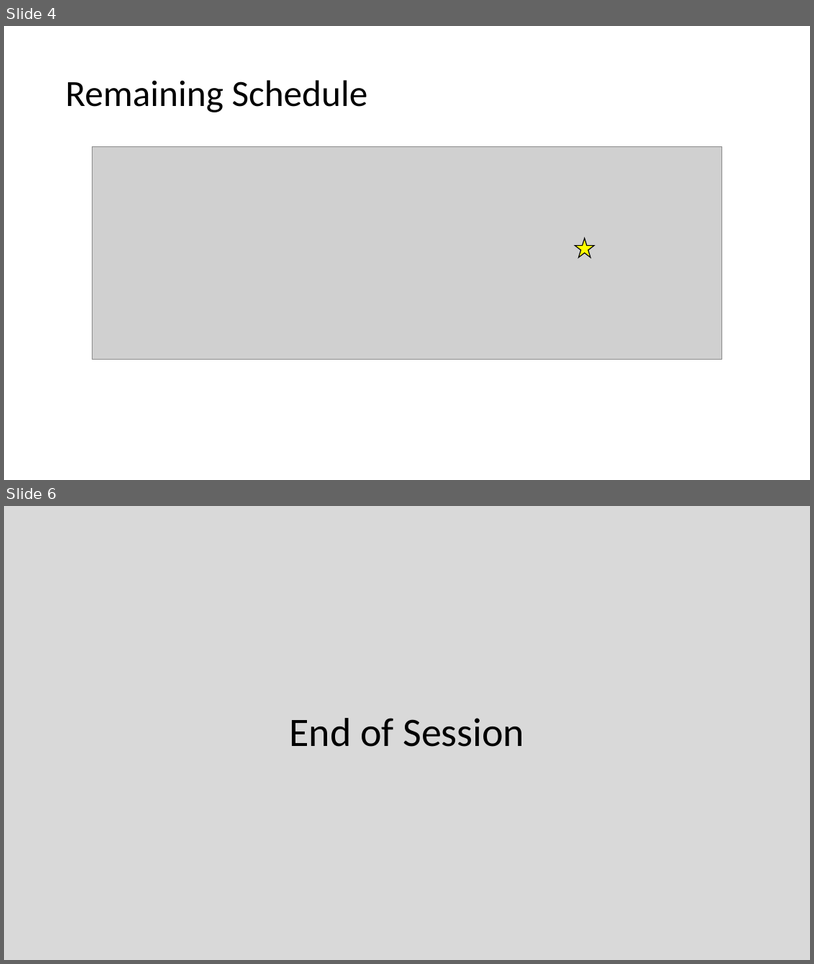
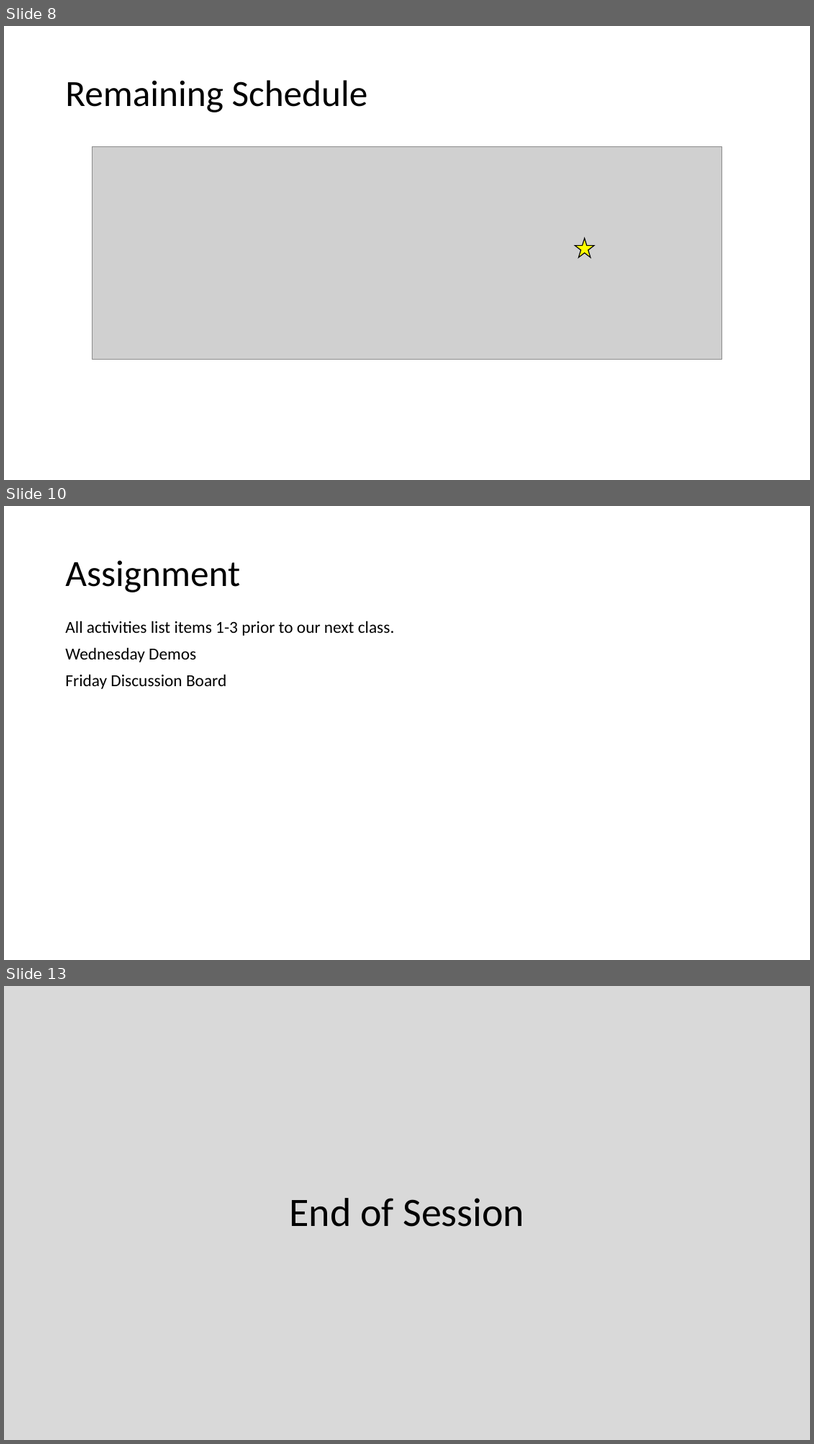
Before and after one commit to EricJPogue/CPSC-24500, a slide deck: lecture-slides/2019-10-21-oop.pptx. Shown one above the other, each under a label of ours: slides 4 and 6 before the commit, slides 8, 10 and 13 after it; the slides between them are not shown. The pictures are 814x964 and 814x1444 pixels, drawn with LibreOffice and Linux fonts; fonts in the diff are those of the drawing; grey boxes stand for pictures. Boxes give left, top, right and bottom in pixels: in the first picture for what was removed or moved away, otherwise in the second. Text is boxed around its words. In the diff, an @@ line names an element or a change of style, - is before the commit and + after.

```diff
--- a/lecture-slides/2019-10-21-oop.pptx
+++ b/lecture-slides/2019-10-21-oop.pptx
@@ slide 10 added at <box>4,506,810,960</box>, background #FFFFFF @@
@@ title added at <box>65,560,240,592</box>, 44 pt, text #000000 @@
+Assignment
@@ text added at <box>65,620,395,689</box>, 20 pt, text #000000 @@
+All activities list items 1-3 prior to our next class.
+Wednesday Demos
+Friday Discussion Board
@@ what was slide 4 is now slide 8 @@
@@ what was slide 6 is now slide 13 @@
```
Also in this commit, not shown: 3 slides changed, 6 other slides added.
